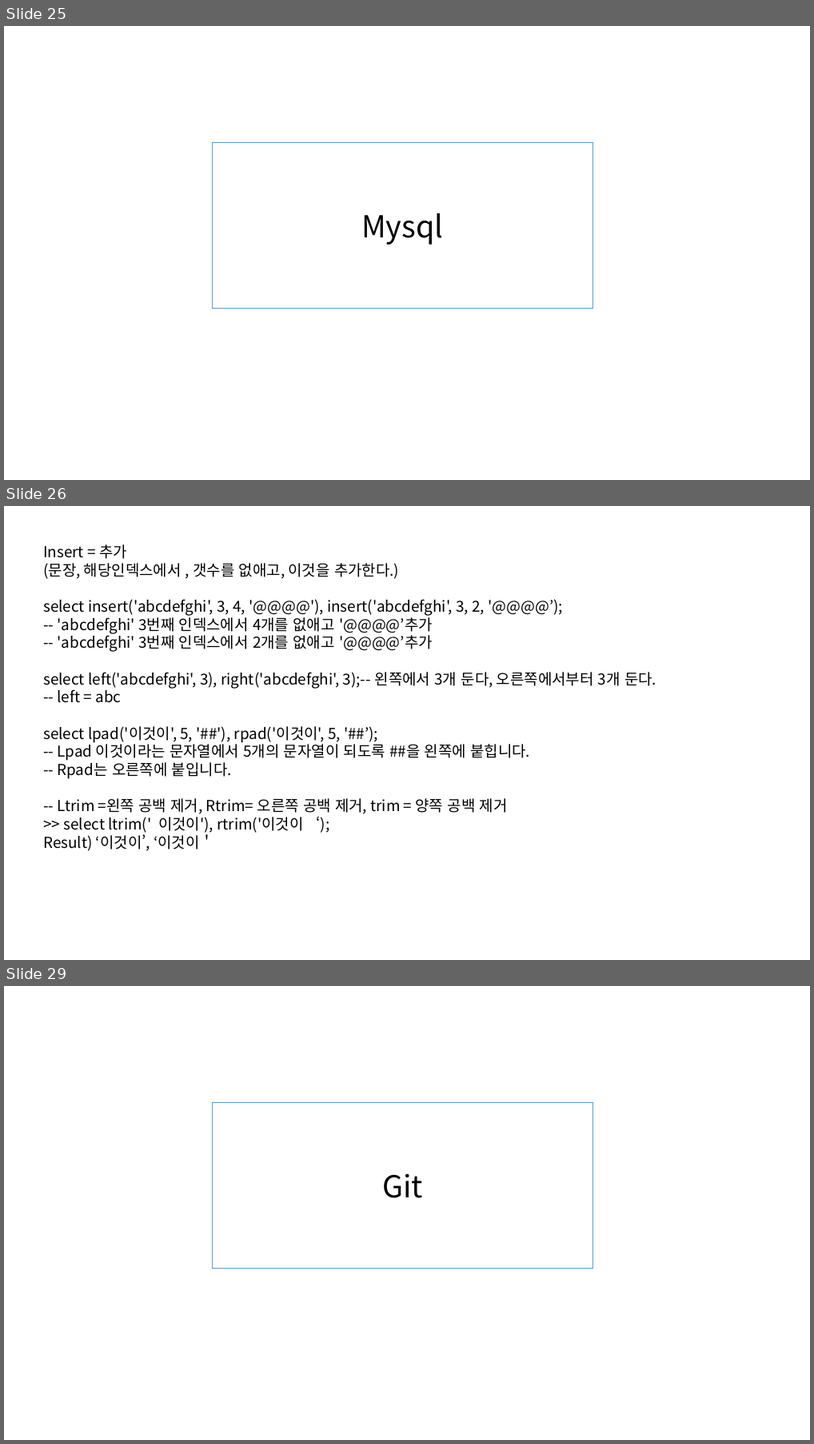
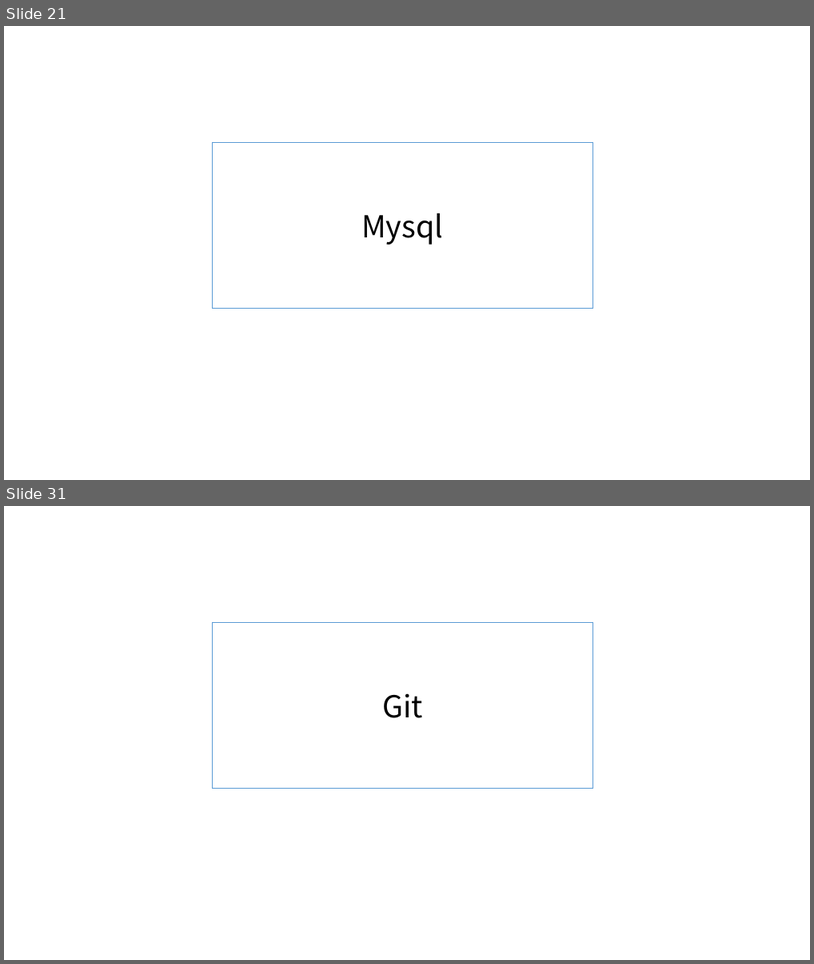
Before and after one commit to yunju94/know, a slide deck: know.pptx. Shown one above the other, each under a label of ours: slides 25, 26 and 29 before the commit, slides 21 and 31 after it; the slides between them are not shown. The pictures are 814x1444 and 814x964 pixels, drawn with LibreOffice and Linux fonts; fonts in the diff are those of the drawing. Boxes give left, top, right and bottom in pixels: in the first picture for what was removed or moved away, otherwise in the second. Text is boxed around its words. In the diff, an @@ line names an element or a change of style, - is before the commit and + after.

```diff
--- a/know.pptx
+++ b/know.pptx
@@ slide 26 removed at [4,506,810,960], background #FFFFFF @@
@@ text removed at [43,544,657,851] @@
-Insert = 추가
-(문장, 해당인덱스에서 , 갯수를 없애고, 이것을 추가한다.)
-select insert('abcdefghi', 3, 4, '@@@@'), insert('abcdefghi', 3, 2, '@@@@’);
--- 'abcdefghi' 3번째 인덱스에서 4개를 없애고 '@@@@’추가
--- 'abcdefghi' 3번째 인덱스에서 2개를 없애고 '@@@@’추가
-select left('abcdefghi', 3), right('abcdefghi', 3);-- 왼쪽에서 3개 둔다, 오른쪽에서부터 3개 둔다.
--- left = abc
-select lpad('이것이', 5, '##'), rpad('이것이', 5, '##’);
--- Lpad 이것이라는 문자열에서 5개의 문자열이 되도록 ##을 왼쪽에 붙힙니다.
--- Rpad는 오른쪽에 붙입니다.
--- Ltrim =왼쪽 공백 제거, Rtrim= 오른쪽 공백 제거, trim = 양쪽 공백 제거
->> select ltrim(' 이것이'), rtrim('이것이 ‘);
-Result) ‘이것이’, ‘이것이＇
@@ what was slide 25 is now slide 21 @@
@@ what was slide 29 is now slide 31 @@
```
Also in this commit, not shown: 3 slides changed, 89 slides added, 4 other slides removed, 1 other file.
